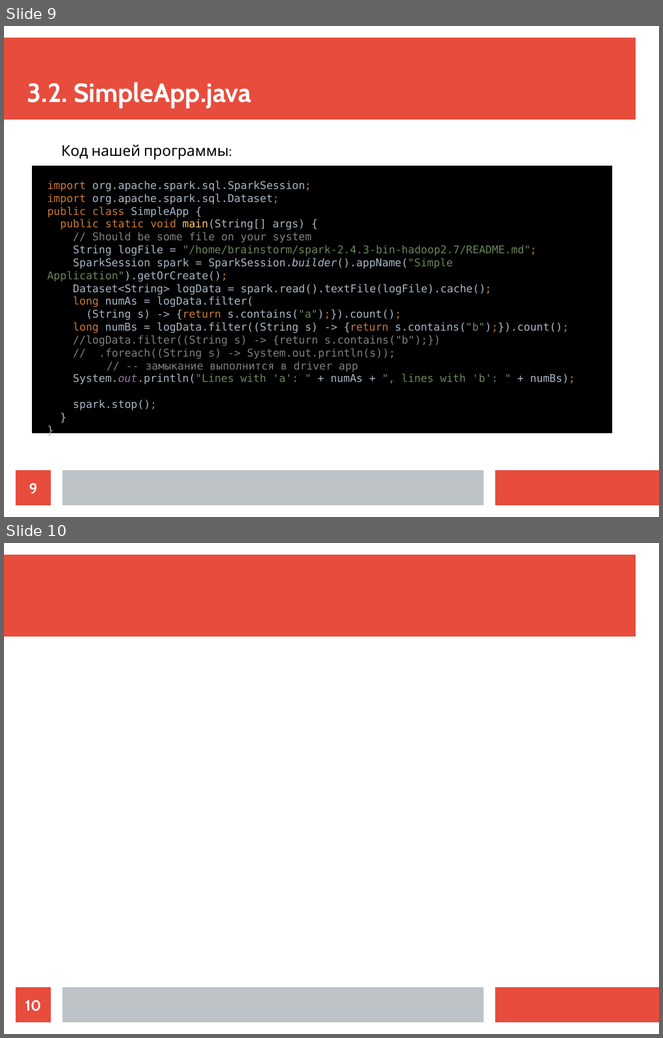
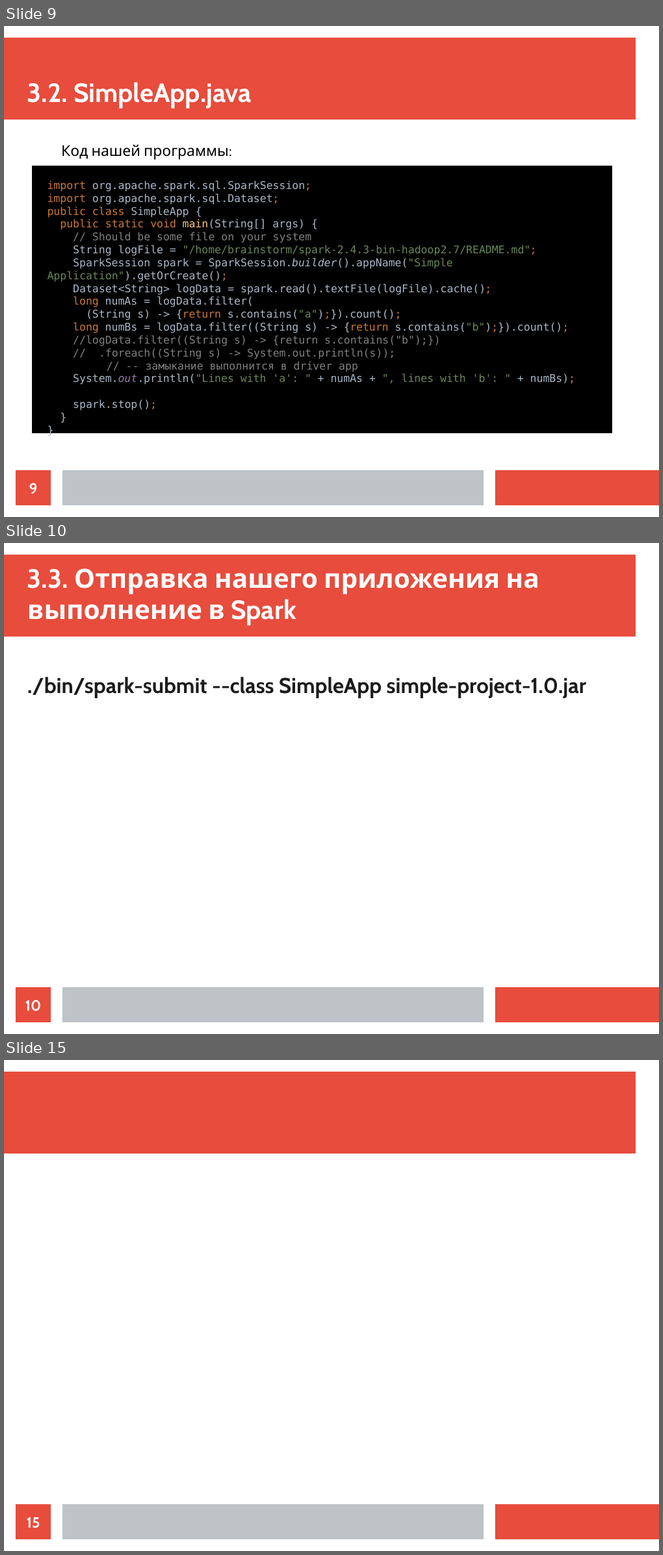
Before and after one commit to ilya1st/spark-samples, a slide deck: report_plan/report.odp. Shown one above the other, each under a label of ours: slides 9 and 10 before the commit, slides 9, 10 and 15 after it; the slides between them are not shown. The pictures are 663x1038 and 663x1555 pixels, drawn with LibreOffice and Linux fonts; fonts in the diff are those of the drawing. Boxes give left, top, right and bottom in pixels: in the first picture for what was removed or moved away, otherwise in the second. Text is boxed around its words. In the diff, an @@ line names an element or a change of style, - is before the commit and + after.

```diff
--- a/report_plan/report.odp
+++ b/report_plan/report.odp
@@ slide 10 added at box(4, 543, 659, 1034), background #FFFFFF; not listed: 3 template elements that a slide beside it also shows @@
@@ title added at box(27, 568, 539, 626), 32 pt, text #FFFFFF, bold @@
+3.3. Отправка нашего приложения на выполнение в Spark
@@ text added at box(27, 677, 586, 698), 26 pt, text #1C1C1C, bold @@
+./bin/spark-submit --class SimpleApp simple-project-1.0.jar
@@ page number added at box(16, 988, 51, 1023), fill #E74C3C, 18 pt, text #FFFFFF, bold @@
+10
@@ what was slide 10 is now slide 15 @@
@@ page number at box(27, 1518, 40, 1529): text changed @@
-10
+15
```
Also in this commit, not shown: 10 other slides added.
